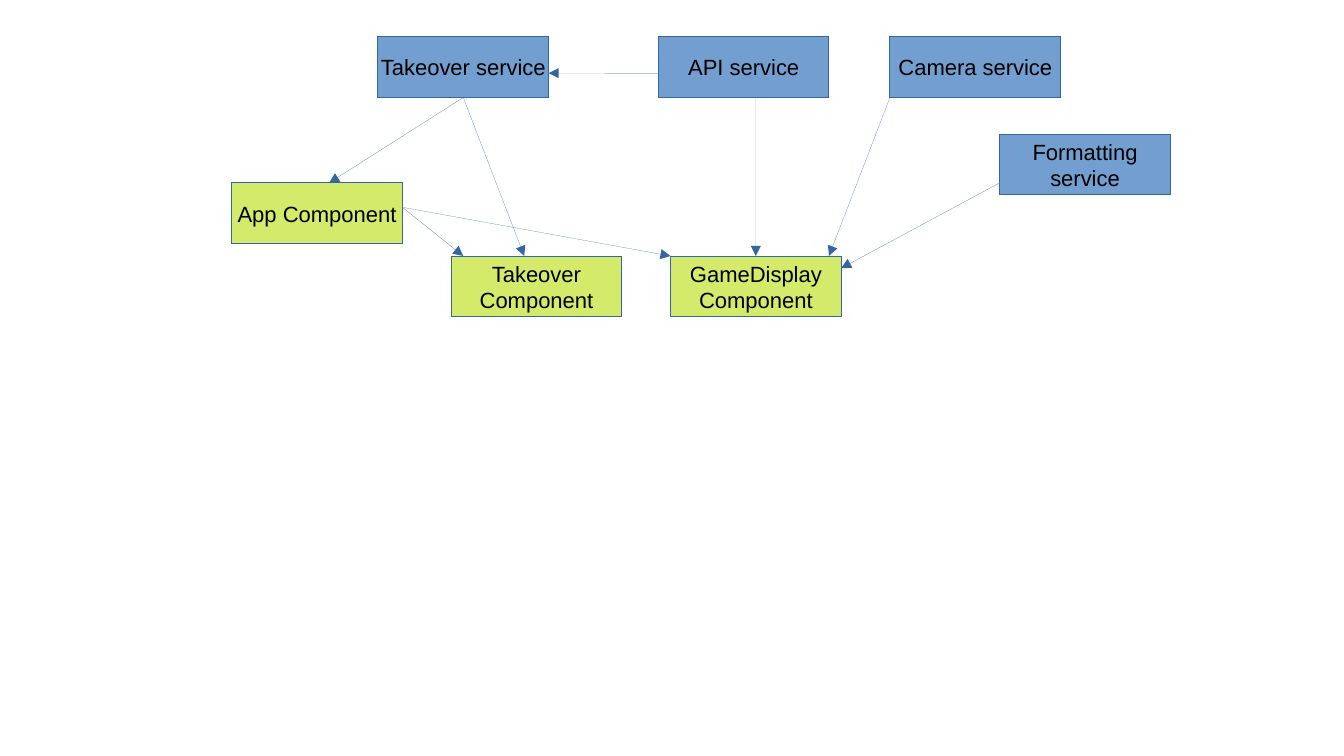
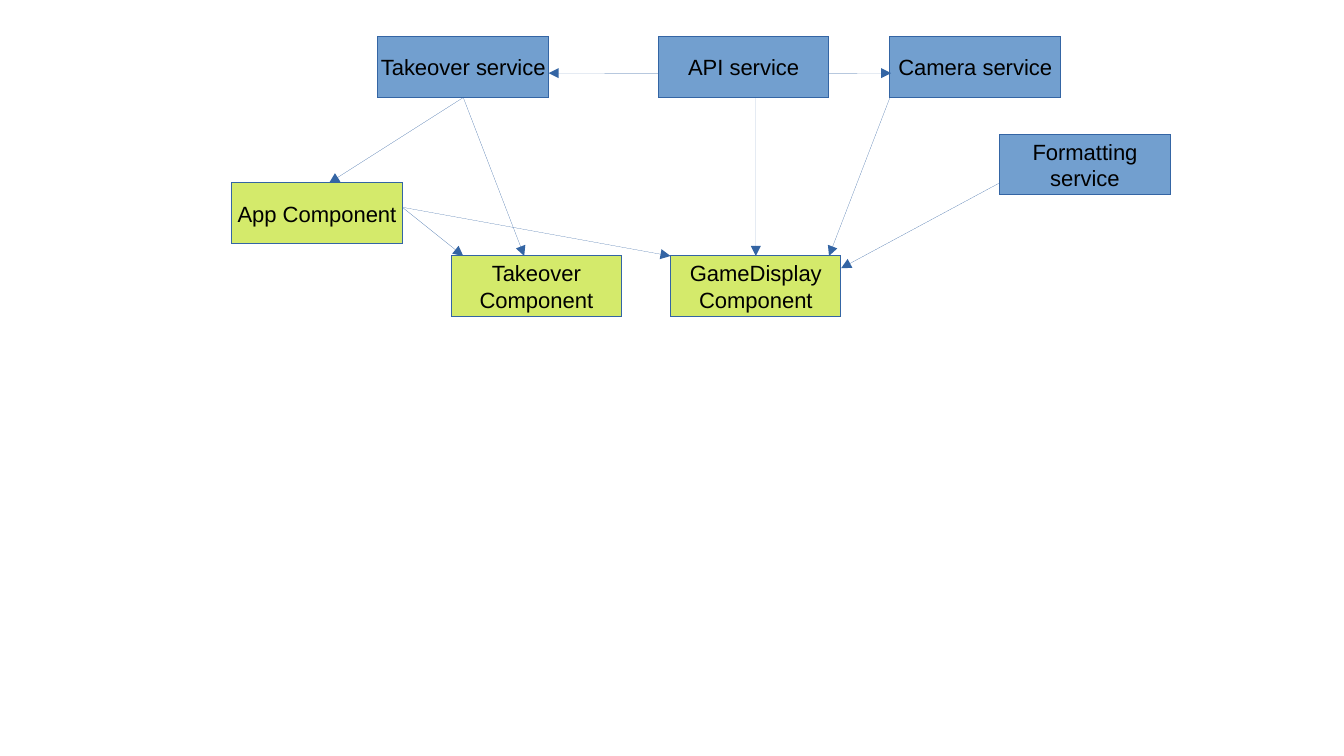
Before and after one commit to antantilope/Test-RTS, a slide deck: slide 1 of webapp/appclient/src/app/dependancy map.pptx. Drawn at 1344x756 pixels with LibreOffice and Linux fonts; fonts in the diff are those of the drawing. Boxes give left, top, right and bottom in pixels: in the first picture for what was removed or moved away, otherwise in the second. Text is boxed around its words. In the diff, an @@ line names an element or a change of style, - is before the commit and + after.

```diff
--- a/webapp/appclient/src/app/dependancy map.pptx
+++ b/webapp/appclient/src/app/dependancy map.pptx
@@ arrow added from (829, 73) to (892, 73), #3465A4 0.75 pt @@
```
Also in this commit, not shown: 1 other file.
